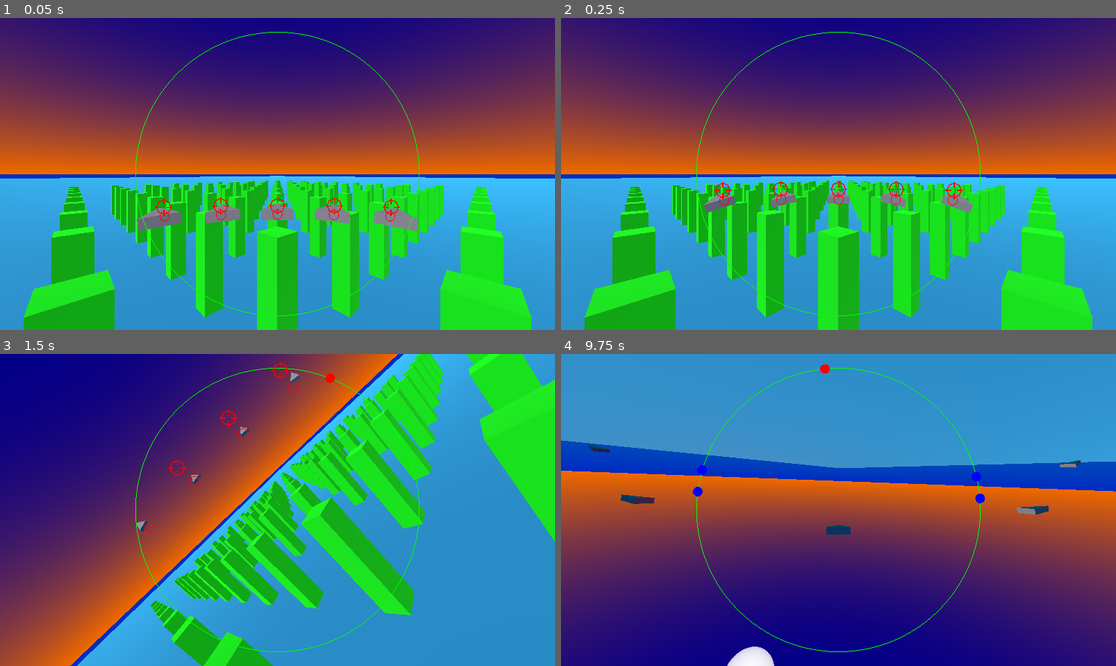
Above: before the commit, frames 1-4 (two rows, left to right).
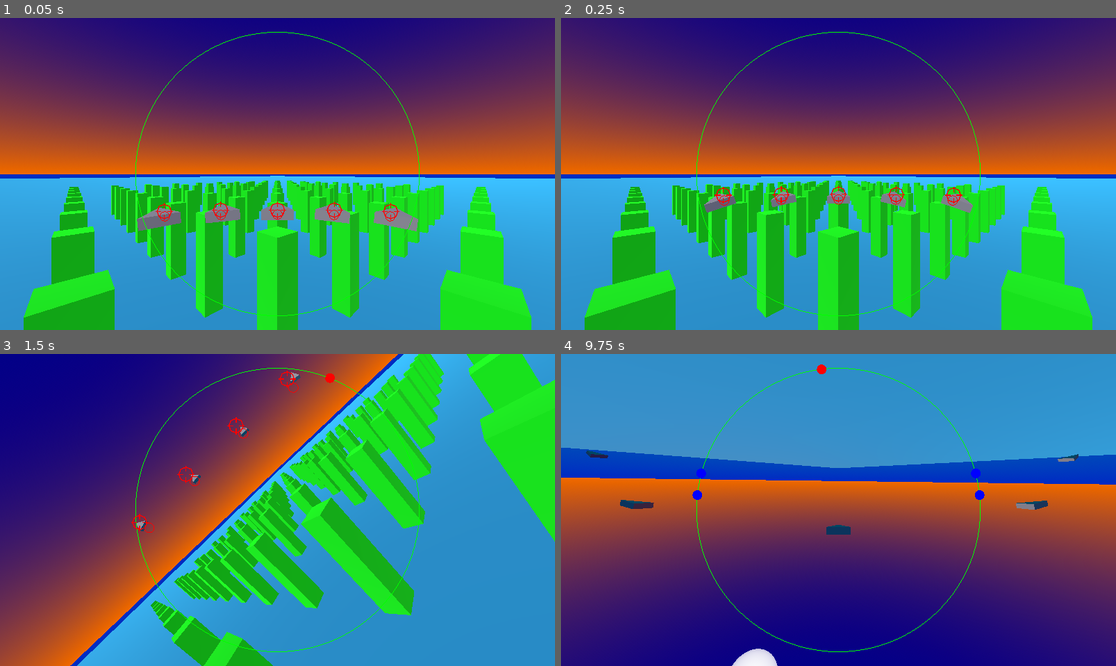
Above: after the commit, the same moments.

Repository: lookbehindyounow/shape_squadron
Game: Godot game, scene res://main.tscn
Same seed, same stepped clock (60 frames per second), same inputs: the game is played once before the commit and once after it.
Inputs:
- Up to frame 1 (0.05 s): no input
- Up to frame 2 (0.25 s): no input
- Up to frame 3 (1.5 s): hold D (roll_right) 0.53-1.28 s; hold , (shoot) 0.53-1.28 s; hold W (pitch_down) from 1.28 s (still down); tap , (shoot) at 1.35 s
- Up to frame 4 (9.75 s): release W (pitch_down) at 2.03 s; hold D (roll_right) 2.03-2.78 s; hold , (shoot) 2.03-2.78 s; tap C (toggle_camera) at 2.1, 5.85, 9.6 s; hold Space (accelerate) 2.78-3.53 s; tap V (toggle_chillin) at 2.85, 6.6 s; tap , (shoot) at 3.05, 4.35, 6.05, 7.55, 8.85 s; tap Enter at 3.5, 5, 6.5 s; hold , (shoot) 3.53-4.28 s; hold A (roll_left) 3.53-5.03 s; tap B (toggle_suggestions) at 3.6, 7.35 s; tap Space (accelerate) at 4.25, 5.75 s; hold W (pitch_down) 5.03-5.78 s; hold , (shoot) 5.03-5.78 s; hold D (roll_right) 5.78-6.53 s; hold Space (accelerate) 6.53-7.28 s; hold , (shoot) 6.53-7.28 s; hold D (roll_right) 7.28-8.03 s; hold W (pitch_down) 8.03-8.78 s; hold , (shoot) 8.03-8.78 s; hold A (roll_left) 8.78-9.53 s; hold Space (accelerate) from 9.53 s (still down); hold , (shoot) from 9.53 s (still down)

The runs differ from the first frame. In frame 1, 0.3% of the frame differs, in the area x 27-73%, y 57-65%; in frame 2, 0.3%; in frame 3, 0.2%; in frame 4, 3.1%, in the area x 0-100%, y 3-100%.

Commit message:
was gonna despawn bullets when they hit something that's not a jet, ended up changing things so bullets tell jets they've been hit instead of jets telling bullets to dissapear. Don't think it's much less efficient since I already needed bullets to watch for collisions with the ground but it lets me use ccd with the bullets so I can increase the speed

Diff:
--- a/Enemy.gd
+++ b/Enemy.gd
@@ -51,6 +51,10 @@
 			cooldown+=delta
 
 	for i in range(get_slide_collision_count()):
-		health-=Jet.collide(get_slide_collision(i).get_collider())
-		if health<=0:
+		if not get_slide_collision(i).get_collider().is_in_group("bullets"):
 			die.emit()
+
+func _on_bullet_hit():
+	health-=1
+	if health<=0:
+		die.emit()
--- a/JetMethods.gd
+++ b/JetMethods.gd
@@ -14,7 +14,7 @@
 	if enemy:
 		# bullet speed is 50
 		var targToPlayer_dot_targV=(transform.origin-target_pos).normalized().dot(target_velocity.normalized())
-		var sin_target_travel_angle=target_velocity.length()*sqrt(1-(targToPlayer_dot_targV**2))/50
+		var sin_target_travel_angle=target_velocity.length()*sqrt(1-(targToPlayer_dot_targV**2))/100
 		var bullet_intercept_angle=PI-asin(sin_target_travel_angle)-acos(targToPlayer_dot_targV)
 		var target_travel=sin_target_travel_angle*(transform.origin-target_pos).length()/sin(bullet_intercept_angle)
 		var bullet_intercept_pos=target_pos+target_travel*target_velocity.normalized()
@@ -75,11 +75,5 @@
 	var bullet=shooter.get_node("/root/Main").bullet_scene.instantiate()
 	bullet.transform=shooter.transform
 	bullet.position+=shooter.transform.basis.z
-	bullet.linear_velocity=shooter.transform.basis.z*50
+	bullet.linear_velocity=bullet.transform.basis.z*100
 	shooter.get_node("/root/Main").add_child(bullet)
-
-static func collide(collider):
-	if collider.is_in_group("bullets"):
-		collider.queue_free()
-		return 1
-	return INF
--- a/Player.gd
+++ b/Player.gd
@@ -8,6 +8,7 @@
 var crashes=0
 var cooldown=0
 var HUD_points=[[[0,0],[0,0],false]]
+signal die
 
 #var suggestions_on=false
 #func _unhandled_input(event):
@@ -51,6 +52,10 @@
 			cooldown+=delta
 
 	for i in range(get_slide_collision_count()):
-		health-=Jet.collide(get_slide_collision(i).get_collider())
-		if health<=0:
-			pass
+		if not get_slide_collision(i).get_collider().is_in_group("bullets"):
+			die.emit()
+
+func _on_bullet_hit():
+	health-=1
+	if health<=0:
+		die.emit()
--- a/bullet.gd
+++ b/bullet.gd
@@ -1,5 +1,19 @@
 extends RigidBody3D
+var life=10
+signal hit
+
+func _ready():
+	contact_monitor=true
+	max_contacts_reported=1
+	continuous_cd=1
 
 func _process(delta):
-	if position.length()>1000:
+	life-=delta
+	if life<0:
 		queue_free()
+
+	if get_colliding_bodies():
+		if get_colliding_bodies()[0].is_in_group("jets"):
+			hit.connect(get_colliding_bodies()[0]._on_bullet_hit)
+			hit.emit()
+		queue_free()
--- a/bullet.tscn
+++ b/bullet.tscn
@@ -18,7 +18,7 @@
 
 [node name="Bullet" type="RigidBody3D" groups=["bullets"]]
 collision_layer = 4
-collision_mask = 0
+collision_mask = 11
 gravity_scale = 0.0
 linear_damp_mode = 1
 angular_damp_mode = 1
--- a/enemy.tscn
+++ b/enemy.tscn
@@ -8,10 +8,10 @@
 [sub_resource type="PrismMesh" id="PrismMesh_mr05l"]
 size = Vector3(0.8, 1, 0.25)
 
-[node name="Enemy" type="CharacterBody3D"]
+[node name="Enemy" type="CharacterBody3D" groups=["jets"]]
 rotation_order = 4
 collision_layer = 2
-collision_mask = 15
+collision_mask = 11
 script = ExtResource("1_jpjpq")
 
 [node name="CollisionShape3D" type="CollisionShape3D" parent="."]
--- a/main.gd
+++ b/main.gd
@@ -37,3 +37,6 @@
 					enemies[current_camera].get_node("Camera3D").current=true
 			break
 	dead.queue_free()
+
+func _on_player_die():
+	pass # Replace with function body.
--- a/main.tscn
+++ b/main.tscn
@@ -32,7 +32,6 @@
 
 [node name="Player" parent="." instance=ExtResource("1_uil6o")]
 transform = Transform3D(0.707107, 0, 0.707107, 0, 1, 0, -0.707107, 0, 0.707107, 0, 7, 0)
-collision_mask = 14
 
 [node name="WorldEnvironment" type="WorldEnvironment" parent="."]
 environment = ExtResource("3_cymjq")
@@ -76,3 +75,5 @@
 
 [node name="DirectionalLight3D" type="DirectionalLight3D" parent="."]
 transform = Transform3D(0.939693, -0.241845, -0.241845, 0, -0.707107, 0.707107, -0.34202, -0.664463, -0.664463, 0, 50, 0)
+
+[connection signal="die" from="Player" to="." method="_on_player_die"]
--- a/player.tscn
+++ b/player.tscn
@@ -8,9 +8,9 @@
 [sub_resource type="PrismMesh" id="PrismMesh_mr05l"]
 size = Vector3(0.8, 1, 0.25)
 
-[node name="Player" type="CharacterBody3D"]
+[node name="Player" type="CharacterBody3D" groups=["jets"]]
 rotation_order = 4
-collision_mask = 15
+collision_mask = 11
 script = ExtResource("1_04am3")
 
 [node name="CollisionShape3D" type="CollisionShape3D" parent="."]
